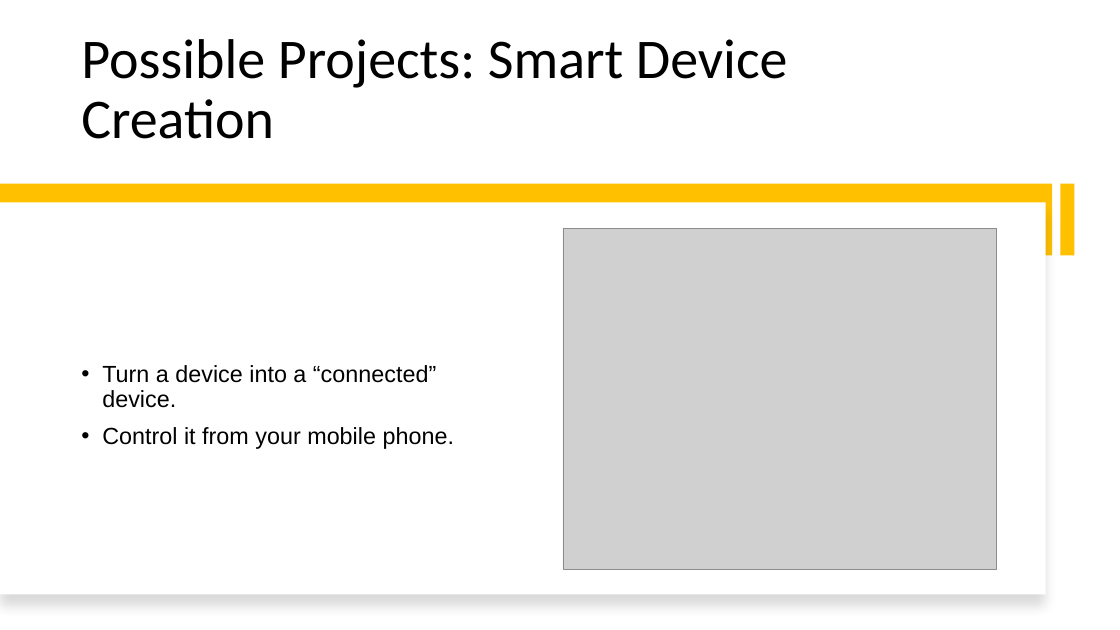
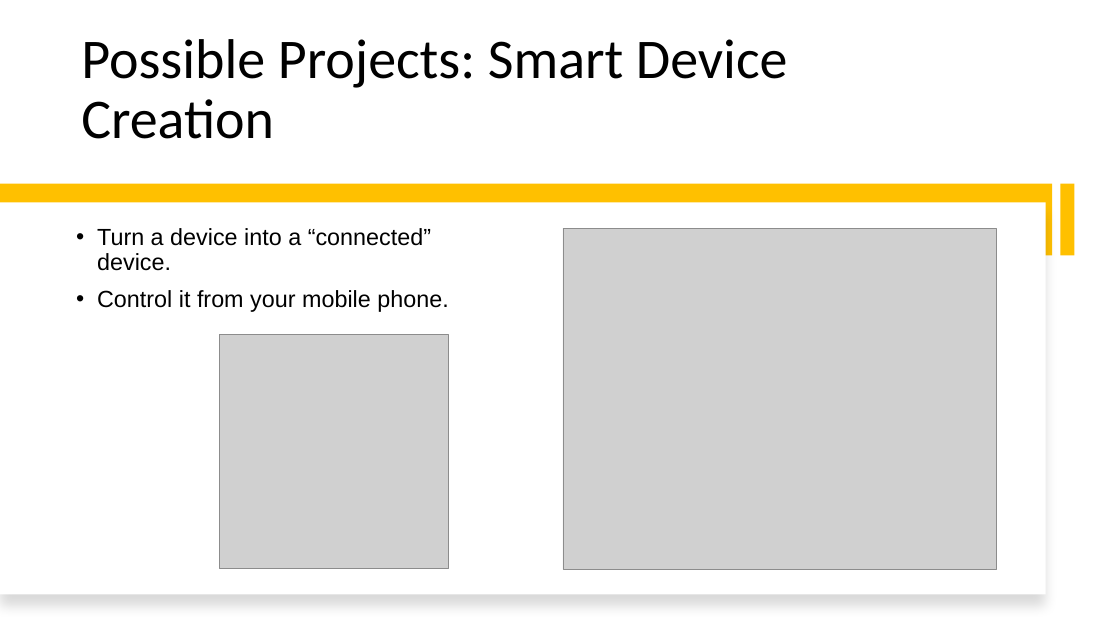
Before and after one commit to fxwalsh/project-2-2023, a slide deck: slide 6 of topic-000-assignment/talk-1-assignment-lab/spec_1.pptx. Drawn at 1120x630 pixels with LibreOffice and Linux fonts; fonts in the diff are those of the drawing; grey boxes stand for pictures. Boxes give left, top, right and bottom in pixels: in the first picture for what was removed or moved away, otherwise in the second. Text is boxed around its words. In the diff, an @@ line names an element or a change of style, - is before the commit and + after.

```diff
--- a/topic-000-assignment/talk-1-assignment-lab/spec_1.pptx
+++ b/topic-000-assignment/talk-1-assignment-lab/spec_1.pptx
@@ text "Turn a device into a ...": place and size @@
-text "Turn a device into a ..." at bbox=[102, 365, 454, 449]
+text "Turn a device into a ..." at bbox=[97, 228, 448, 312]
@@ picture added at bbox=[219, 334, 449, 569] @@
```
Also in this commit, not shown: 1 other file.
